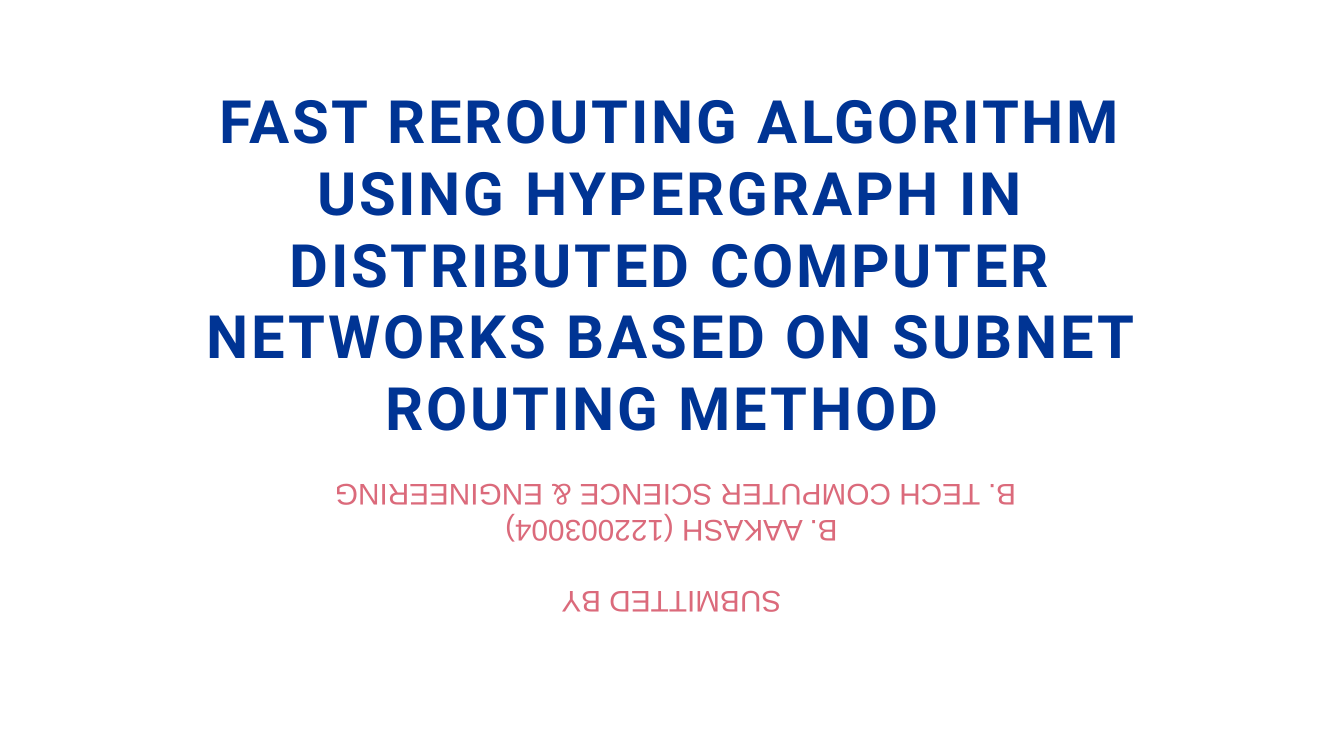
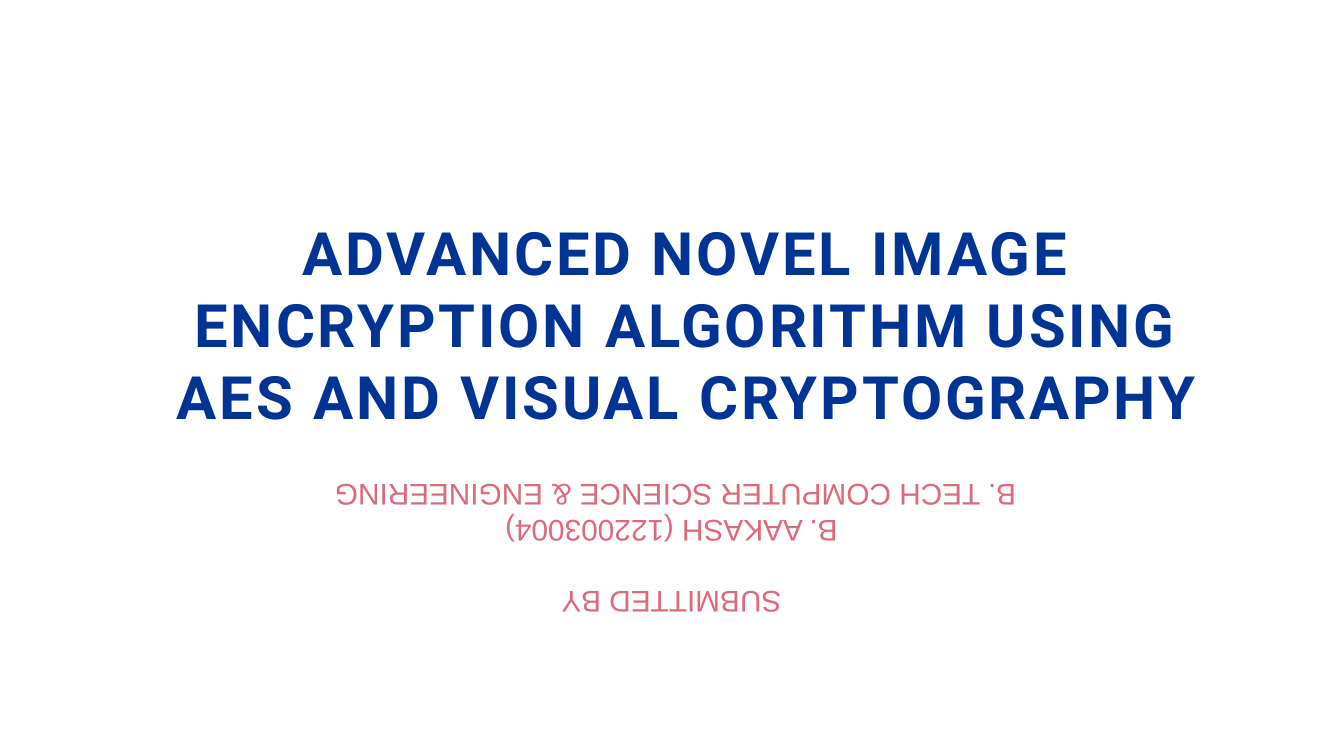
Before and after one commit to aakash-cse/DeRUDP-ED, a slide deck: slide 1 of project-ppt.pptx. Drawn at 1344x756 pixels with LibreOffice and Linux fonts; fonts in the diff are those of the drawing; background and template pictures are left out. Boxes give left, top, right and bottom in pixels: in the first picture for what was removed or moved away, otherwise in the second. Text is boxed around its words. In the diff, an @@ line names an element or a change of style, - is before the commit and + after.

```diff
--- a/project-ppt.pptx
+++ b/project-ppt.pptx
@@ title at <box>177,232,1195,420</box>: text changed @@
-FAST REROUTING ALGORITHM USING HYPERGRAPH IN DISTRIBUTED COMPUTER NETWORKS BASED ON SUBNET ROUTING METHOD
+ADVANCED NOVEL IMAGE ENCRYPTION ALGORITHM USING AES AND VISUAL CRYPTOGRAPHY
```
Also in this commit, not shown: 4 other slides changed.
